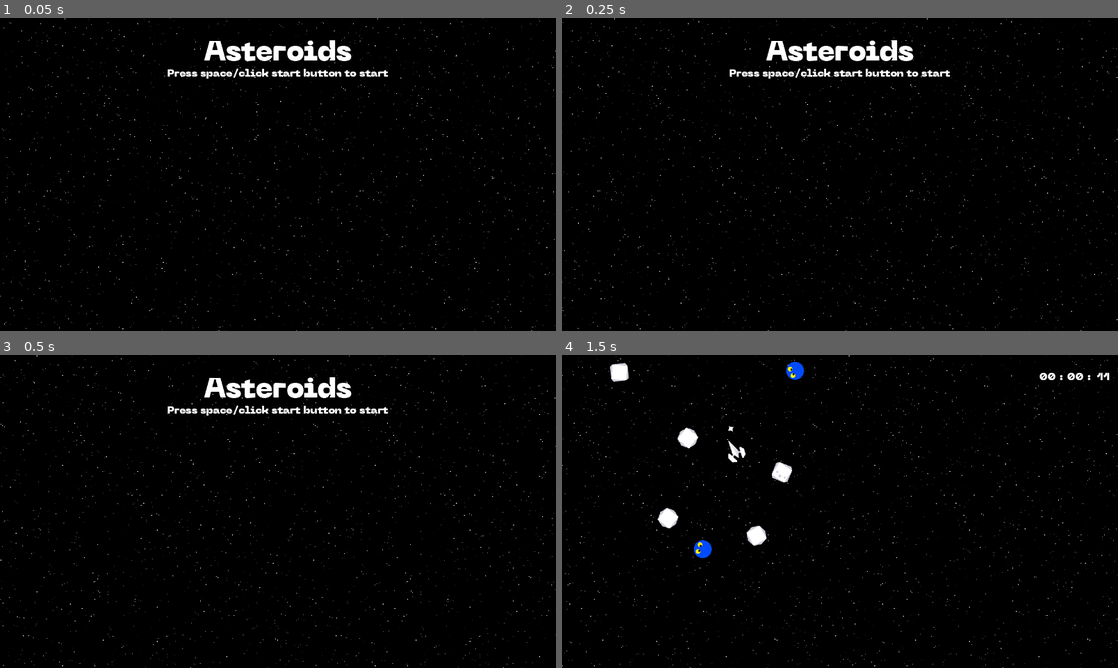
Above: before the commit, frames 1-4 (two rows, left to right).
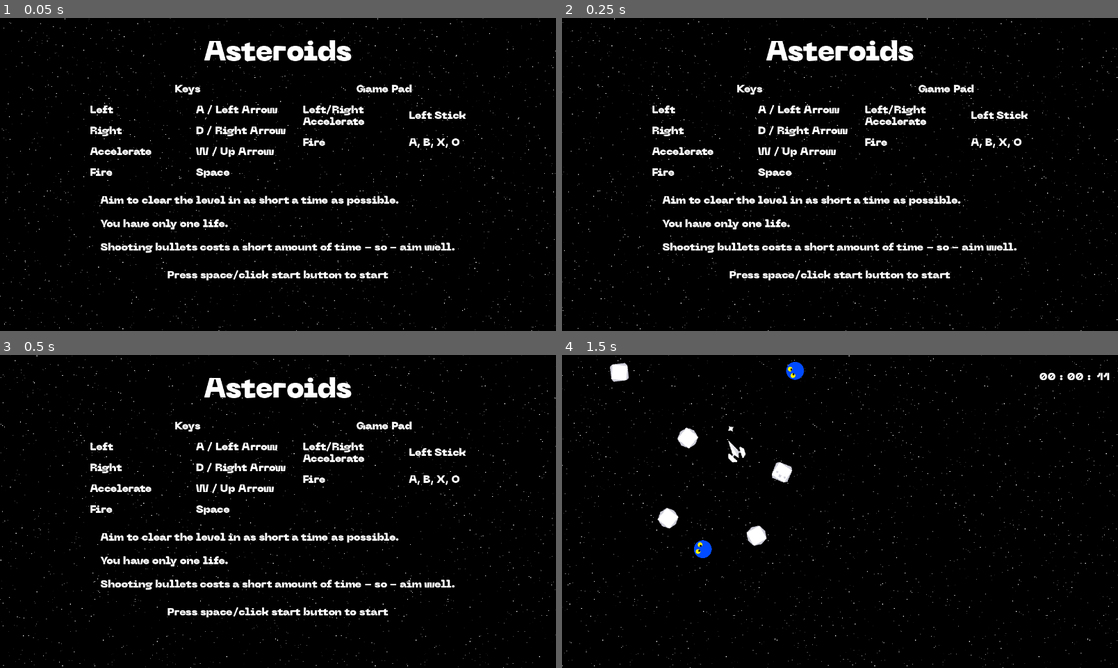
Above: after the commit, the same moments.

Repository: chrissearle/asteroids_starter
Game: Godot game, scene res://main.tscn
Same seed, same stepped clock (60 frames per second), same inputs: the game is played once before the commit and once after it.
Inputs:
- Up to frame 1 (0.05 s): no input
- Up to frame 2 (0.25 s): no input
- Up to frame 3 (0.5 s): no input
- Up to frame 4 (1.5 s): tap Space (fire) at 0.5, 0.6, 1.25, 1.35 s; hold Right (right) 0.53-1.28 s; hold Left (left) from 1.28 s (still down)

The runs differ from the first frame. In frame 1, 5.1% of the frame differs, in the area x 16-84%, y 16-84%; in frame 2, 5.1%; in frame 3, 5.1%; in frame 4, nothing differs.

Commit message:
Add more UI

Diff:
--- a/game/main.tscn
+++ b/game/main.tscn
@@ -28,6 +28,7 @@
 
 [node name="VBoxContainer" type="VBoxContainer" parent="MarginContainer"]
 layout_mode = 2
+theme_override_constants/separation = 40
 
 [node name="Label" type="Label" parent="MarginContainer/VBoxContainer"]
 layout_mode = 2
@@ -35,6 +36,131 @@
 text = "Asteroids"
 horizontal_alignment = 1
 vertical_alignment = 1
+
+[node name="VBoxContainer" type="VBoxContainer" parent="MarginContainer/VBoxContainer"]
+layout_mode = 2
+size_flags_horizontal = 4
+
+[node name="HBoxContainer" type="HBoxContainer" parent="MarginContainer/VBoxContainer/VBoxContainer"]
+layout_mode = 2
+theme_override_constants/separation = 40
+
+[node name="VBoxContainer" type="VBoxContainer" parent="MarginContainer/VBoxContainer/VBoxContainer/HBoxContainer"]
+layout_mode = 2
+theme_override_constants/separation = 24
+
+[node name="Label" type="Label" parent="MarginContainer/VBoxContainer/VBoxContainer/HBoxContainer/VBoxContainer"]
+custom_minimum_size = Vector2(400, 0)
+layout_mode = 2
+size_flags_vertical = 0
+theme_override_font_sizes/font_size = 24
+text = "Keys"
+horizontal_alignment = 1
+
+[node name="HBoxContainer" type="HBoxContainer" parent="MarginContainer/VBoxContainer/VBoxContainer/HBoxContainer/VBoxContainer"]
+layout_mode = 2
+
+[node name="Label" type="Label" parent="MarginContainer/VBoxContainer/VBoxContainer/HBoxContainer/VBoxContainer/HBoxContainer"]
+custom_minimum_size = Vector2(240, 0)
+layout_mode = 2
+theme_override_font_sizes/font_size = 24
+text = "Left"
+
+[node name="Label2" type="Label" parent="MarginContainer/VBoxContainer/VBoxContainer/HBoxContainer/VBoxContainer/HBoxContainer"]
+layout_mode = 2
+theme_override_font_sizes/font_size = 24
+text = "A / Left Arrow"
+
+[node name="HBoxContainer2" type="HBoxContainer" parent="MarginContainer/VBoxContainer/VBoxContainer/HBoxContainer/VBoxContainer"]
+layout_mode = 2
+
+[node name="Label" type="Label" parent="MarginContainer/VBoxContainer/VBoxContainer/HBoxContainer/VBoxContainer/HBoxContainer2"]
+custom_minimum_size = Vector2(240, 0)
+layout_mode = 2
+theme_override_font_sizes/font_size = 24
+text = "Right"
+
+[node name="Label2" type="Label" parent="MarginContainer/VBoxContainer/VBoxContainer/HBoxContainer/VBoxContainer/HBoxContainer2"]
+layout_mode = 2
+theme_override_font_sizes/font_size = 24
+text = "D / Right Arrow"
+
+[node name="HBoxContainer3" type="HBoxContainer" parent="MarginContainer/VBoxContainer/VBoxContainer/HBoxContainer/VBoxContainer"]
+layout_mode = 2
+
+[node name="Label" type="Label" parent="MarginContainer/VBoxContainer/VBoxContainer/HBoxContainer/VBoxContainer/HBoxContainer3"]
+custom_minimum_size = Vector2(240, 0)
+layout_mode = 2
+theme_override_font_sizes/font_size = 24
+text = "Accelerate"
+
+[node name="Label2" type="Label" parent="MarginContainer/VBoxContainer/VBoxContainer/HBoxContainer/VBoxContainer/HBoxContainer3"]
+layout_mode = 2
+theme_override_font_sizes/font_size = 24
+text = "W / Up Arrow"
+
+[node name="HBoxContainer4" type="HBoxContainer" parent="MarginContainer/VBoxContainer/VBoxContainer/HBoxContainer/VBoxContainer"]
+layout_mode = 2
+
+[node name="Label" type="Label" parent="MarginContainer/VBoxContainer/VBoxContainer/HBoxContainer/VBoxContainer/HBoxContainer4"]
+custom_minimum_size = Vector2(240, 0)
+layout_mode = 2
+theme_override_font_sizes/font_size = 24
+text = "Fire"
+
+[node name="Label2" type="Label" parent="MarginContainer/VBoxContainer/VBoxContainer/HBoxContainer/VBoxContainer/HBoxContainer4"]
+layout_mode = 2
+theme_override_font_sizes/font_size = 24
+text = "Space	"
+
+[node name="VBoxContainer2" type="VBoxContainer" parent="MarginContainer/VBoxContainer/VBoxContainer/HBoxContainer"]
+layout_mode = 2
+theme_override_constants/separation = 24
+
+[node name="Label" type="Label" parent="MarginContainer/VBoxContainer/VBoxContainer/HBoxContainer/VBoxContainer2"]
+layout_mode = 2
+theme_override_font_sizes/font_size = 24
+text = "Game Pad"
+horizontal_alignment = 1
+
+[node name="HBoxContainer" type="HBoxContainer" parent="MarginContainer/VBoxContainer/VBoxContainer/HBoxContainer/VBoxContainer2"]
+layout_mode = 2
+
+[node name="Label" type="Label" parent="MarginContainer/VBoxContainer/VBoxContainer/HBoxContainer/VBoxContainer2/HBoxContainer"]
+custom_minimum_size = Vector2(240, 0)
+layout_mode = 2
+theme_override_font_sizes/font_size = 24
+text = "Left/Right
+Accelerate"
+
+[node name="Label2" type="Label" parent="MarginContainer/VBoxContainer/VBoxContainer/HBoxContainer/VBoxContainer2/HBoxContainer"]
+layout_mode = 2
+theme_override_font_sizes/font_size = 24
+text = "Left Stick"
+
+[node name="HBoxContainer3" type="HBoxContainer" parent="MarginContainer/VBoxContainer/VBoxContainer/HBoxContainer/VBoxContainer2"]
+layout_mode = 2
+
+[node name="Label" type="Label" parent="MarginContainer/VBoxContainer/VBoxContainer/HBoxContainer/VBoxContainer2/HBoxContainer3"]
+custom_minimum_size = Vector2(240, 0)
+layout_mode = 2
+theme_override_font_sizes/font_size = 24
+text = "Fire"
+
+[node name="Label2" type="Label" parent="MarginContainer/VBoxContainer/VBoxContainer/HBoxContainer/VBoxContainer2/HBoxContainer3"]
+layout_mode = 2
+theme_override_font_sizes/font_size = 24
+text = "A, B, X, O"
+
+[node name="Label3" type="Label" parent="MarginContainer/VBoxContainer"]
+layout_mode = 2
+size_flags_horizontal = 4
+theme_override_font_sizes/font_size = 24
+text = "Aim to clear the level in as short a time as possible.
+
+You have only one life.
+
+Shooting bullets costs a short amount of time - so - aim well."
 
 [node name="Label2" type="Label" parent="MarginContainer/VBoxContainer"]
 layout_mode = 2
